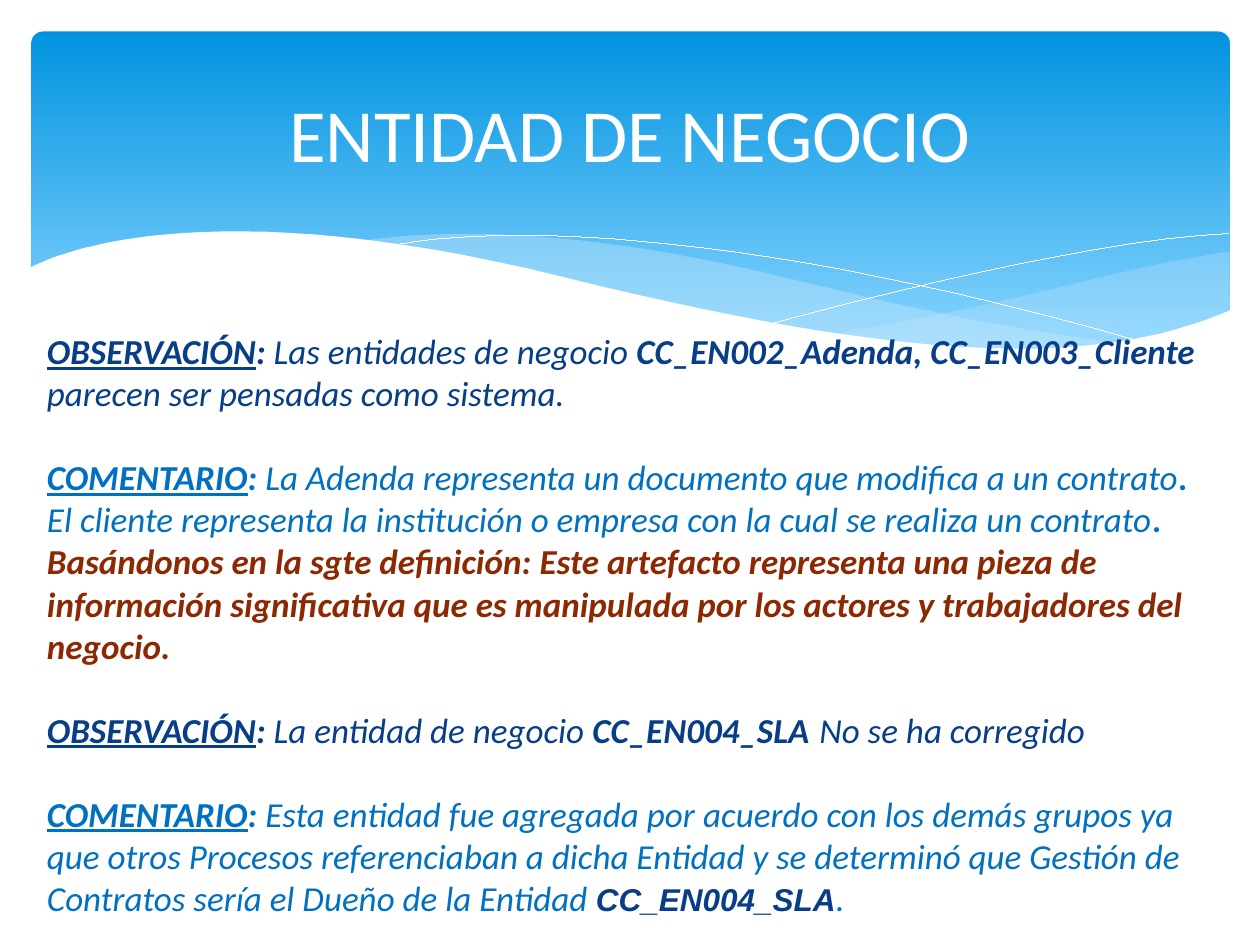
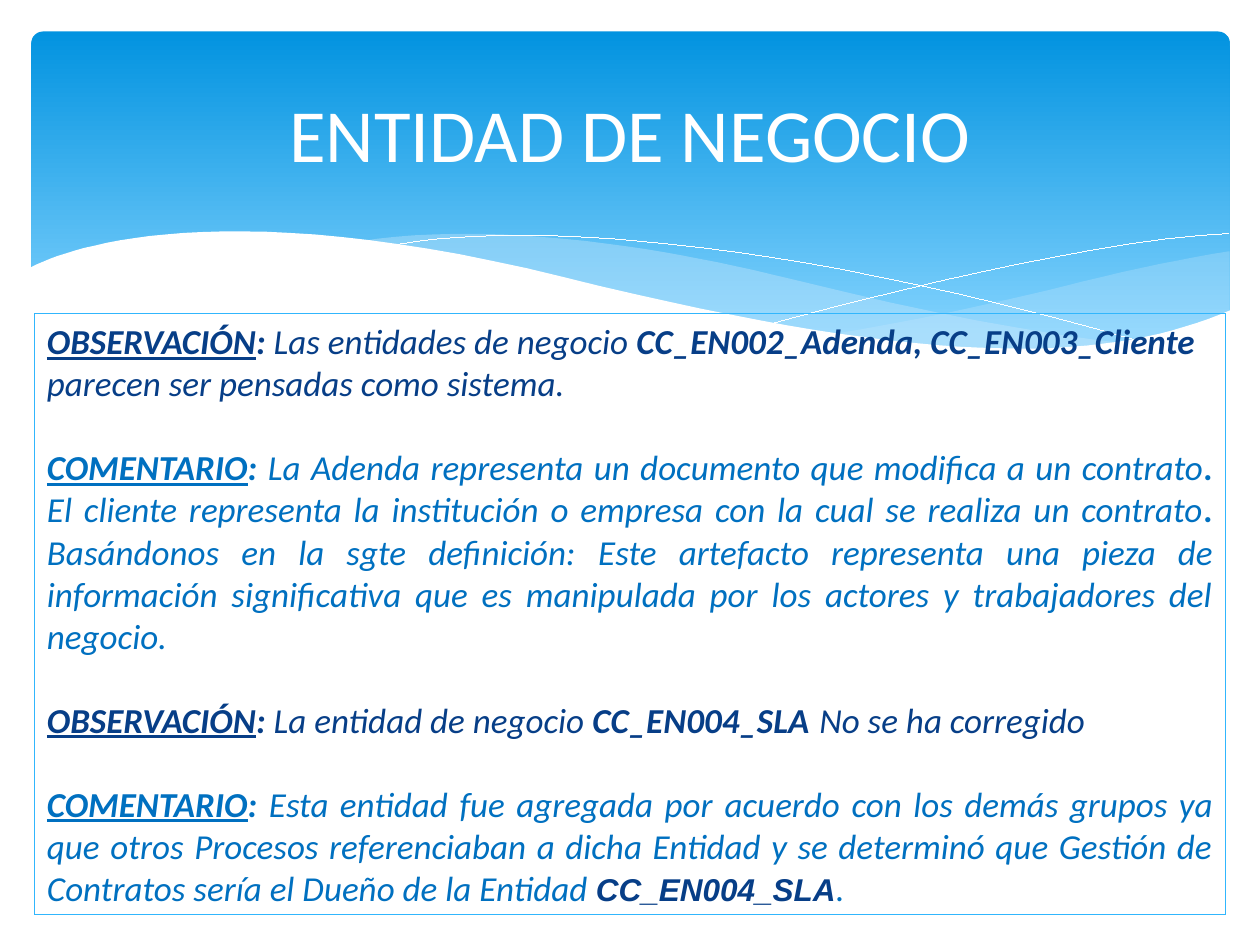
Before and after one commit to orlysemperfi/tp2-contratos-clientes, a slide deck: slide 6 of ITERACION 3/SUB ITERACION 1/PPT SUB-ITERACION I v2.0.pptx. Drawn at 1260x945 pixels with LibreOffice and Linux fonts; fonts in the diff are those of the drawing. Boxes give left, top, right and bottom in pixels: in the first picture for what was removed or moved away, otherwise in the second. Text is boxed around its words. In the diff, an @@ line names an element or a change of style, - is before the commit and + after.

```diff
--- a/ITERACION 3/SUB ITERACION 1/PPT SUB-ITERACION I v2.0.pptx
+++ b/ITERACION 3/SUB ITERACION 1/PPT SUB-ITERACION I v2.0.pptx
@@ rectangle "OBSERVACIÓN: Las entidades de negocio ...": place and size @@
-rectangle "OBSERVACIÓN: Las entidades de negocio ..." at (47,336,1194,915)
+rectangle "OBSERVACIÓN: Las entidades de negocio ..." at (34,314,1225,915)
@@ rectangle "OBSERVACIÓN: Las entidades de negocio ..." at (34,314,1225,915): outline none to #31B6FD 0.75 pt @@
@@ text in rectangle at (47,455,1213,905): text colour #8C2902 to #0070C0, bold off in "Basándonos en la sgte definición: Este artefacto ..."; alignment left to justified @@
```
Also in this commit, not shown: 7 other slides changed.
